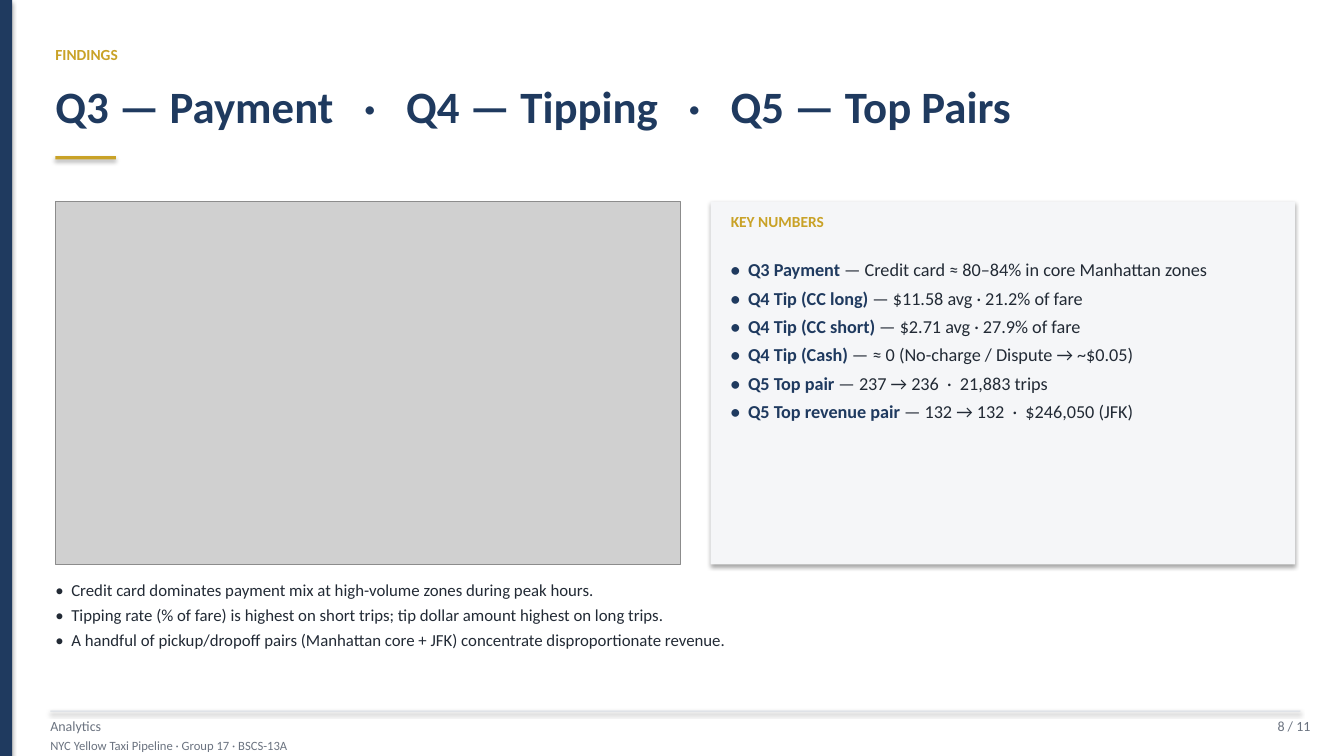
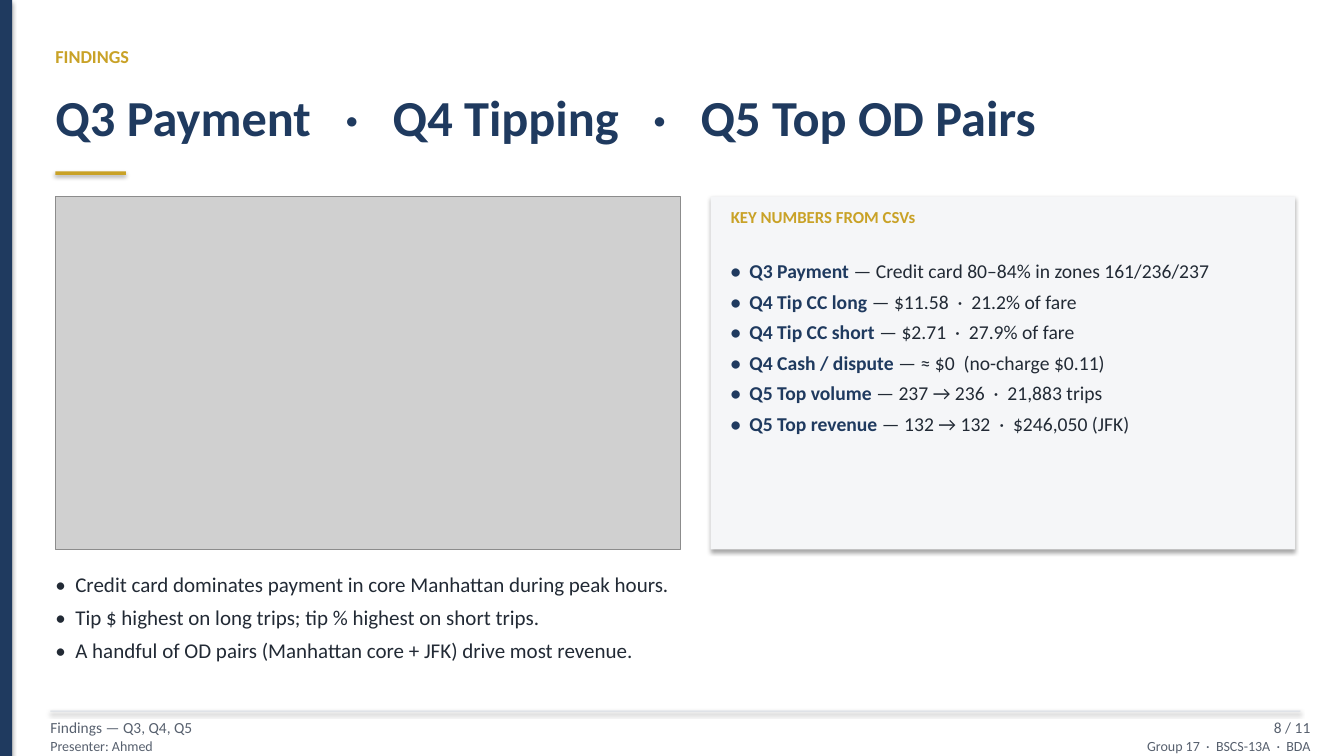
Before and after one commit to hassaanawan48/NYC-Taxi-Ingestion-Pipeline, a slide deck: slide 8 of NYC_Taxi_BDA_Presentation.pptx. Drawn at 1344x756 pixels with LibreOffice and Linux fonts; fonts in the diff are those of the drawing; grey boxes stand for pictures. Boxes give left, top, right and bottom in pixels: in the first picture for what was removed or moved away, otherwise in the second. Text is boxed around its words. In the diff, an @@ line names an element or a change of style, - is before the commit and + after.

```diff
--- a/NYC_Taxi_BDA_Presentation.pptx
+++ b/NYC_Taxi_BDA_Presentation.pptx
@@ text "FINDINGS" at [55, 51, 129, 63]: size 11 to 13 pt @@
@@ text at [55, 100, 1035, 145]: text changed; size 32 to 36 pt @@
-Q3 — Payment · Q4 — Tipping · Q5 — Top Pairs
+Q3 Payment · Q4 Tipping · Q5 Top OD Pairs
@@ rectangle: place and size @@
-rectangle at [55, 156, 116, 159]
+rectangle at [55, 171, 126, 174]
@@ picture: place and size @@
-picture at [55, 202, 681, 565]
+picture at [55, 197, 681, 549]
@@ rectangle: place and size @@
-rectangle at [711, 202, 1296, 565]
+rectangle at [711, 197, 1296, 549]
@@ text at [731, 212, 916, 223]: text changed; size 11 to 12 pt @@
-KEY NUMBERS
+KEY NUMBERS FROM CSVs
@@ text at [749, 264, 1209, 434]: text changed; size 13 to 14 pt @@
-• Q3 Payment — Credit card ≈ 80–84% in core Manhattan zones
-• Q4 Tip (CC long) — $11.58 avg · 21.2% of fare
-• Q4 Tip (CC short) — $2.71 avg · 27.9% of fare
-• Q4 Tip (Cash) — ≈ 0 (No-charge / Dispute → ~$0.05)
-• Q5 Top pair — 237 → 236 · 21,883 trips
-• Q5 Top revenue pair — 132 → 132 · $246,050 (JFK)
+• Q3 Payment — Credit card 80–84% in zones 161/236/237
+• Q4 Tip CC long — $11.58 · 21.2% of fare
+• Q4 Tip CC short — $2.71 · 27.9% of fare
+• Q4 Cash / dispute — ≈ $0 (no-charge $0.11)
+• Q5 Top volume — 237 → 236 · 21,883 trips
+• Q5 Top revenue — 132 → 132 · $246,050 (JFK)
@@ text at [75, 577, 669, 662]: text changed; size 12 to 15 pt @@
-• Credit card dominates payment mix at high-volume zones during peak hours.
-• Tipping rate (% of fare) is highest on short trips; tip dollar amount highest on long trips.
-• A handful of pickup/dropoff pairs (Manhattan core + JFK) concentrate disproportionate revenue.
+• Credit card dominates payment in core Manhattan during peak hours.
+• Tip $ highest on long trips; tip % highest on short trips.
+• A handful of OD pairs (Manhattan core + JFK) drive most revenue.
@@ text "8 / 11" at [1274, 722, 1311, 733]: size 10 to 11 pt, text colour #6B7380 to #57606E @@
@@ text at [50, 722, 192, 736]: text changed; size 10 to 11 pt; text colour #6B7380 to #57606E @@
-Analytics
+Findings — Q3, Q4, Q5
@@ text at [50, 741, 153, 751]: text changed; size 9 to 10 pt; text colour #6B7380 to #57606E @@
-NYC Yellow Taxi Pipeline · Group 17 · BSCS-13A
+Presenter: Ahmed
@@ text added at [1147, 742, 1310, 753], 10 pt, text #57606E @@
+Group 17 · BSCS-13A · BDA
```
Also in this commit, not shown: 10 other slides changed, 3 other files.
